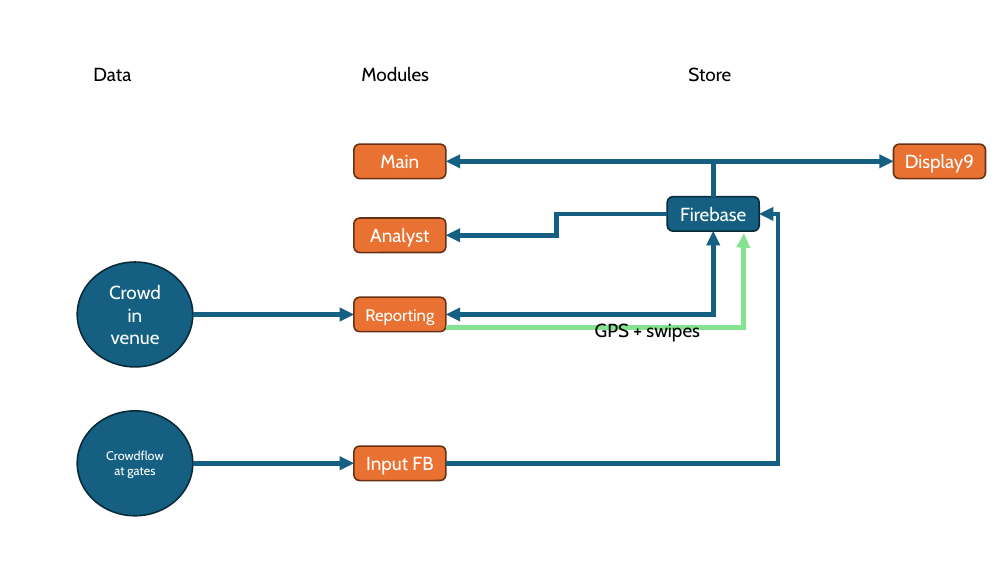
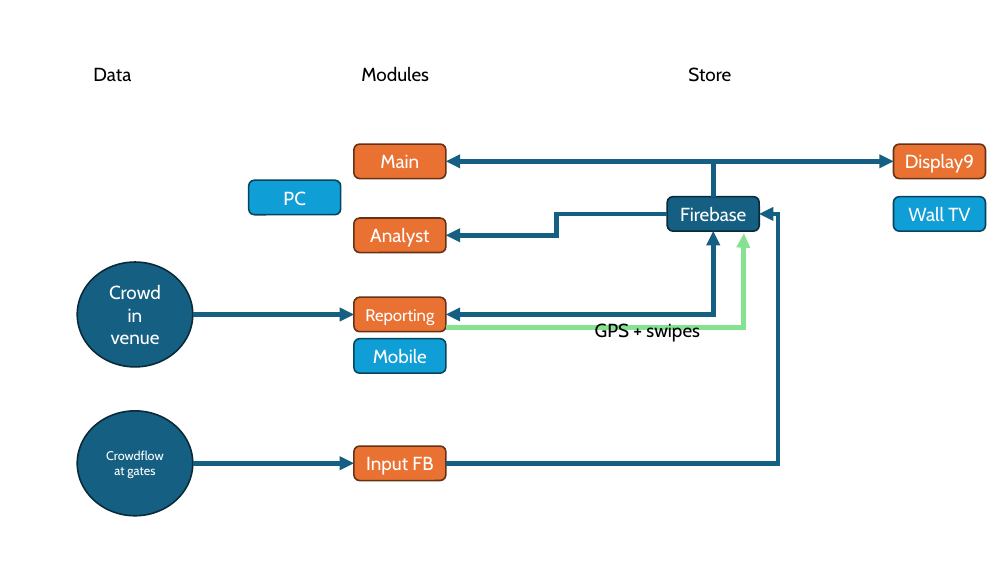
Before and after one commit to SandroSchmidt/SS24, a slide deck: slide 1 of documentation.pptx. Drawn at 1008x567 pixels with LibreOffice and Linux fonts; fonts in the diff are those of the drawing. Boxes give left, top, right and bottom in pixels: in the first picture for what was removed or moved away, otherwise in the second. Text is boxed around its words. In the diff, an @@ line names an element or a change of style, - is before the commit and + after.

```diff
--- a/documentation.pptx
+++ b/documentation.pptx
@@ rounded rectangle added at (x1=249, y1=180, x2=341, y2=215), fill #0F9ED5, outline #07455D 1.5 pt, 18 pt, text #FFFFFF @@
+PC
@@ rounded rectangle added at (x1=894, y1=197, x2=986, y2=231), fill #0F9ED5, outline #07455D 1.5 pt, 18 pt, text #FFFFFF @@
+Wall TV
@@ rounded rectangle added at (x1=354, y1=339, x2=446, y2=374), fill #0F9ED5, outline #07455D 1.5 pt, 18 pt, text #FFFFFF @@
+Mobile
```
Also in this commit, not shown: 2 other files.
